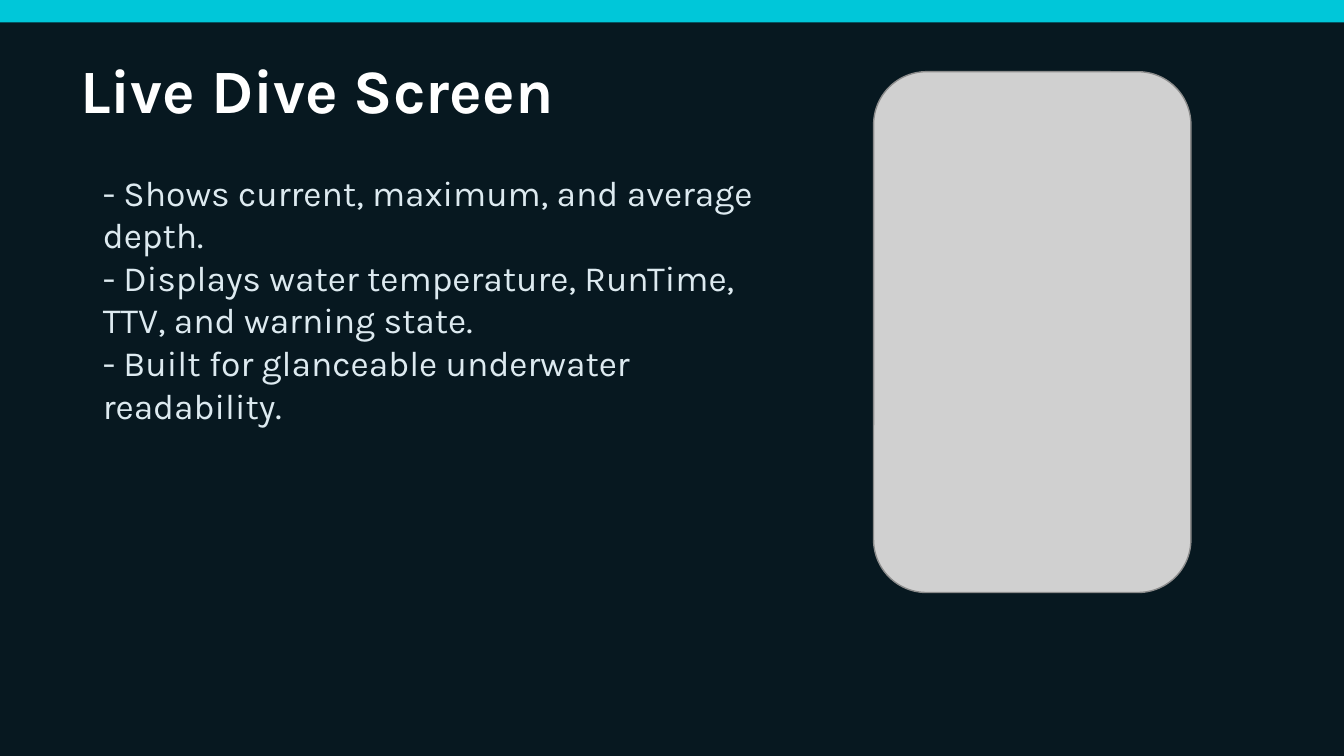
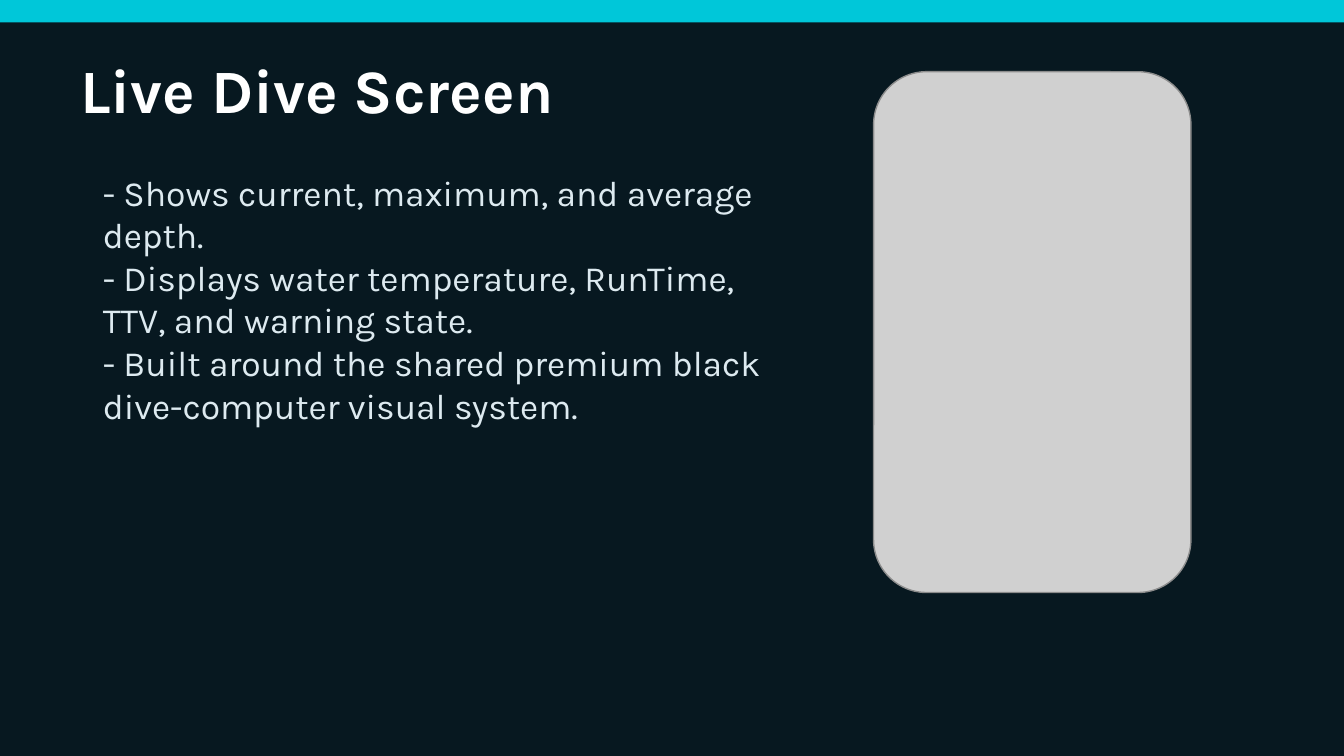
Before and after one commit to egopfe/DirDiving-App, a slide deck: slide 2 of DIR_DIVING_Full_Feature_Presentation.pptx. Drawn at 1344x756 pixels with LibreOffice and Linux fonts; fonts in the diff are those of the drawing; grey boxes stand for pictures. Boxes give left, top, right and bottom in pixels: in the first picture for what was removed or moved away, otherwise in the second. Text is boxed around its words. In the diff, an @@ line names an element or a change of style, - is before the commit and + after.

Commit message:
Document premium UI across branches

```diff
--- a/DIR_DIVING_Full_Feature_Presentation.pptx
+++ b/DIR_DIVING_Full_Feature_Presentation.pptx
@@ text at [103, 351, 761, 427]: text changed @@
-- Built for glanceable underwater readability.
+- Built around the shared premium black dive-computer visual system.
```
Also in this commit, not shown: 5 other slides changed, 3 other files.
